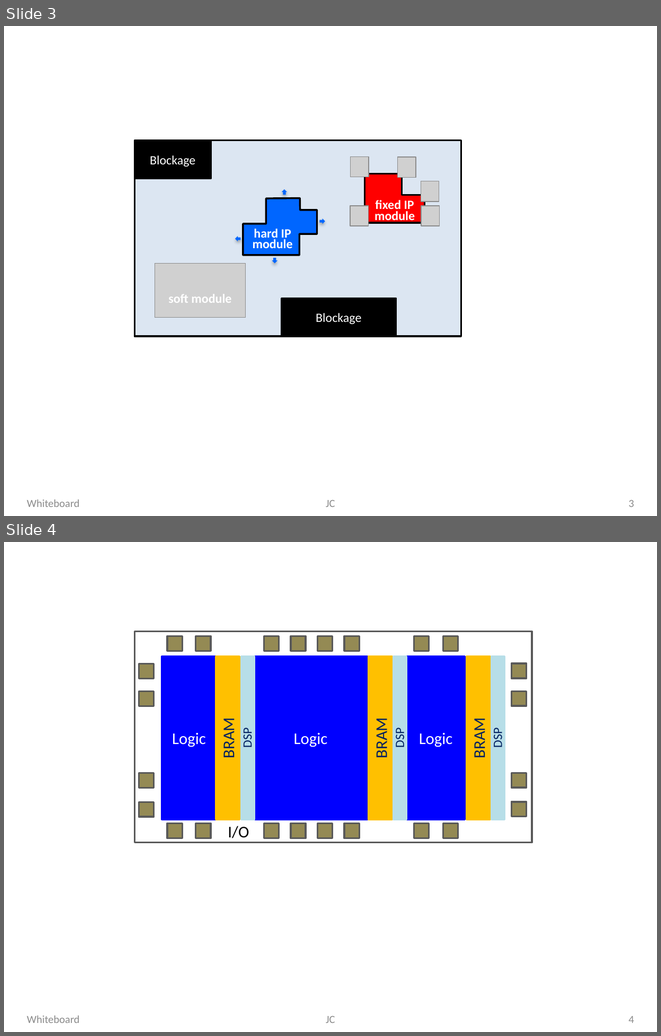
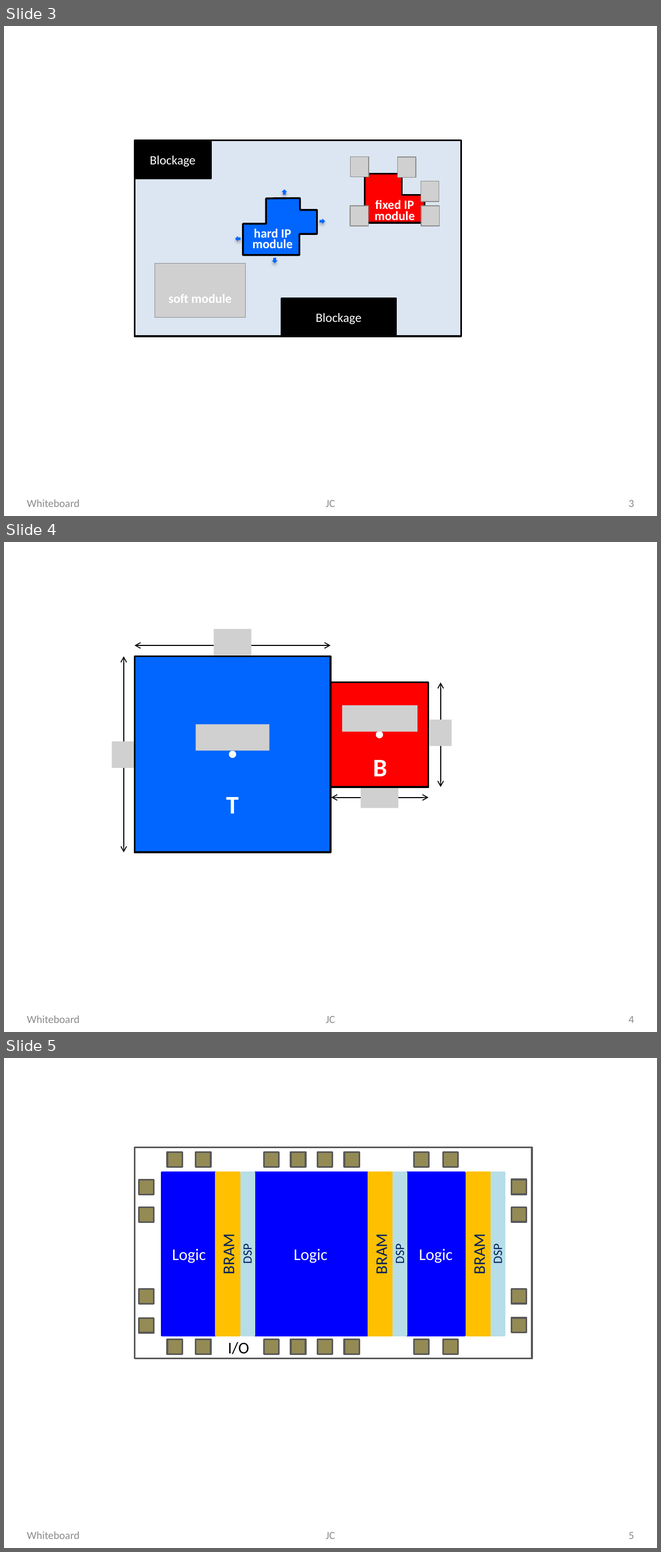
Before and after one commit to jordicf/FRAME, a slide deck: doc/Floorplan_picts.pptx. Shown one above the other, each under a label of ours: slides 3 and 4 before the commit, slides 3, 4 and 5 after it. The pictures are 661x1036 and 661x1552 pixels, drawn with LibreOffice and Linux fonts; fonts in the diff are those of the drawing; grey boxes stand for pictures. Boxes give left, top, right and bottom in pixels: in the first picture for what was removed or moved away, otherwise in the second. Text is boxed around its words. In the diff, an @@ line names an element or a change of style, - is before the commit and + after.

```diff
--- a/doc/Floorplan_picts.pptx
+++ b/doc/Floorplan_picts.pptx
@@ slide 4 added at [4,542,657,1032], background #FFFFFF @@
@@ group added at [112,629,452,852]: 6 pictures, 4 double arrows, 2 rectangles, 2 ellipses, 2 texts @@
+T
+B
@@ text added at [27,1015,80,1023], 12 pt, text #8C8C8C @@
+Whiteboard
@@ text added at [326,1016,335,1023], 12 pt, text #8C8C8C @@
+JC
@@ page number added at [628,1016,634,1023], 12 pt, text #8C8C8C @@
+4
@@ what was slide 4 is now slide 5 @@
@@ page number at [628,1532,634,1539]: text changed @@
-4
+5
```
Also in this commit, not shown: 1 other file.
